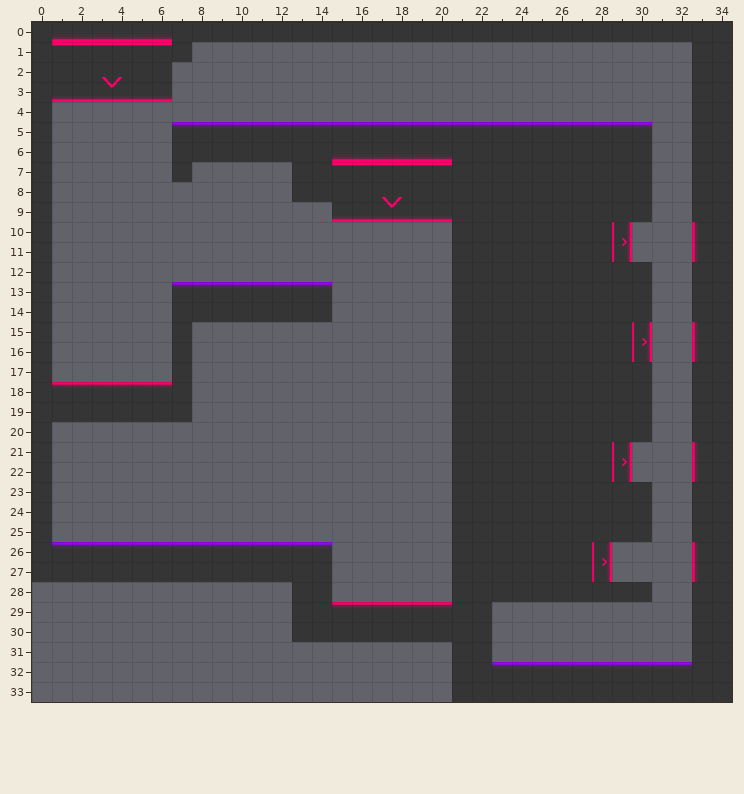
An edit to a level. Tiled map, assets/data/lvl3.tmx. The picture above is the old version.
Cells are 32x32 px. Shown: x 0..34, y 0..33.
After:
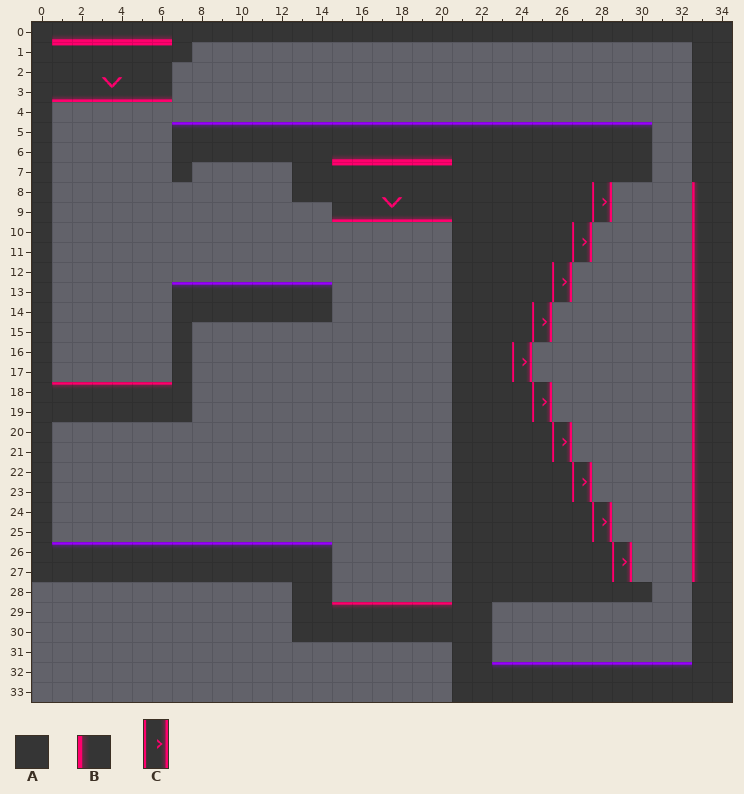
Key: from "main": A 0, B 6; from "obstacles": C 1 "sidecrush".
_ is an empty cell.
Objects are placed by their top-left corner, in cells (3,4 is the top-left corner of cell 3,4); size is 1x1 cell unless given.
Tiles replaced or removed in this view: A.
Difference:
Changed rows in their new state; . is an unchanged cell.
Layer "Tile Layer 1":
first column x 24:
 8 ....___..B
 9 ....___..B
10 ...__.....
11 ...__.....
12 .._____..B
13 .._____..B
14 .______..B
15 ._____....
16 ______....
17 _______..B
18 .______..B
19 .______..B
20 .._____..B
21 ..___.....
22 ...__.....
23 ...____..B
24 ....___..B
25 ....___..B
26 ....A.....
27 ....A.....
Layer "Smashers":
changed: C "sidecrush" at 29,10 size 1x2 -> C "sidecrush" at 27,10 size 1x2
changed: C "sidecrush" at 30,15 size 1x2 -> C "sidecrush" at 25,14 size 1x2
changed: C "sidecrush" at 29,21 size 1x2 -> C "sidecrush" at 27,22 size 1x2
changed: C "sidecrush" at 28,26 size 1x2 -> C "sidecrush" at 29,26 size 1x2
added: C "sidecrush" at 28,8 size 1x2
added: C "sidecrush" at 26,12 size 1x2
added: C "sidecrush" at 24,16 size 1x2
added: C "sidecrush" at 25,18 size 1x2
added: C "sidecrush" at 26,20 size 1x2
added: C "sidecrush" at 28,24 size 1x2
Where, in picture pixels (left, top, right, bottom), the same in both pictures:
changed: (512, 182, 652, 582)
changed: (692, 182, 698, 222)
changed: (692, 262, 698, 322)
changed: (692, 362, 698, 442)
changed: (692, 482, 698, 542)
